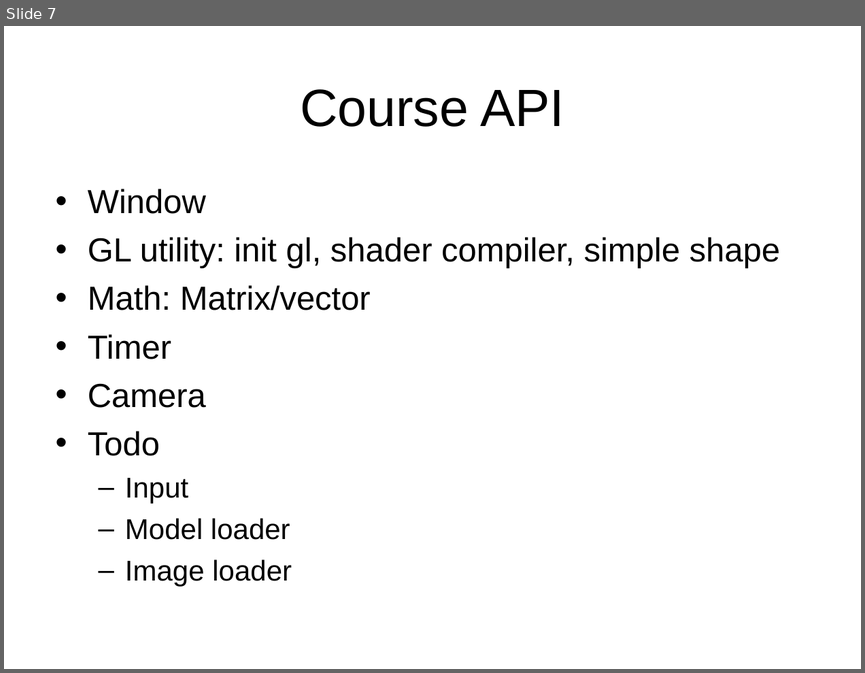
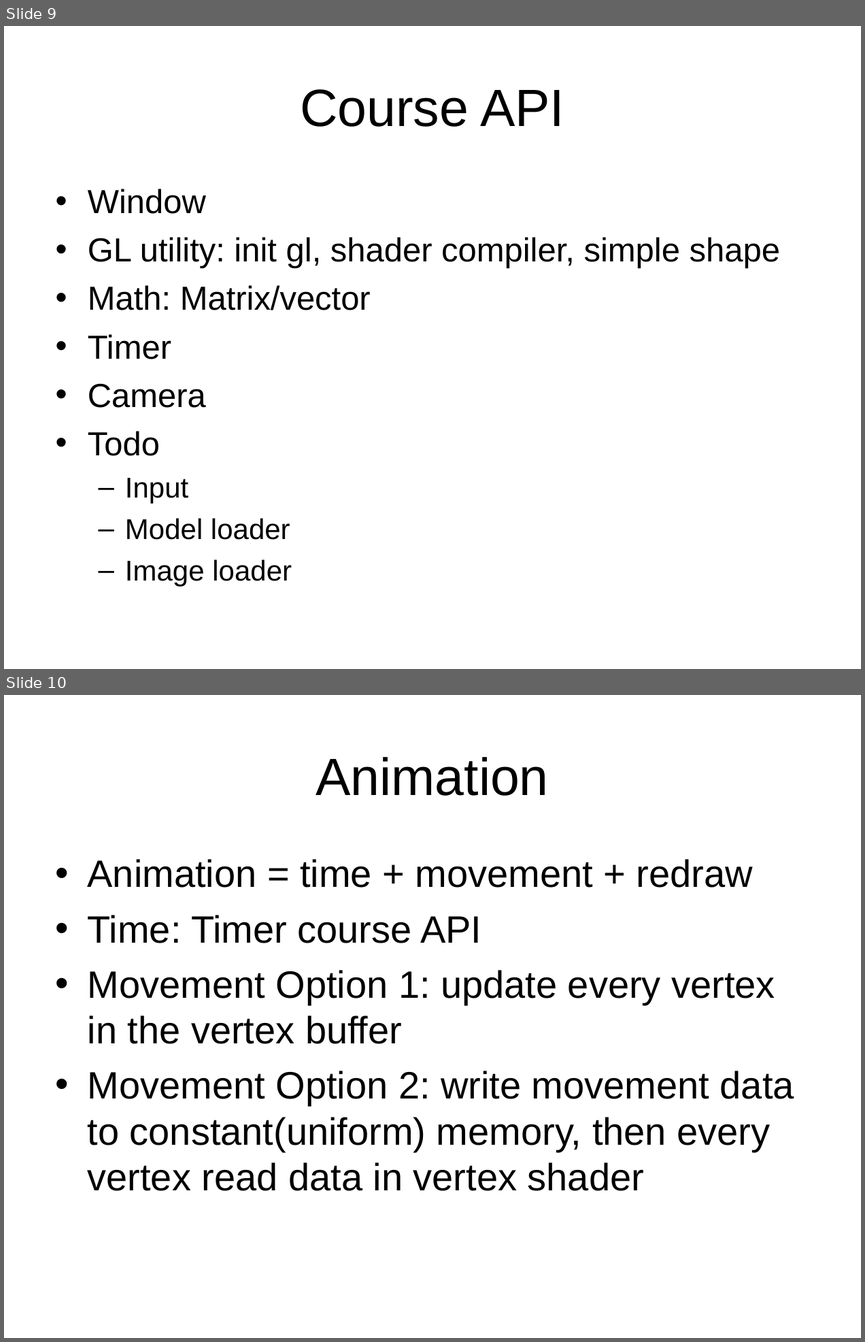
Before and after one commit to ianslayer/gpu_course, a slide deck: course2/animation.ppt. Shown one above the other, each under a label of ours: slide 7 before the commit, slides 9 and 10 after it. The pictures are 865x673 and 865x1342 pixels, drawn with LibreOffice and Linux fonts; fonts in the diff are those of the drawing. Boxes give left, top, right and bottom in pixels: in the first picture for what was removed or moved away, otherwise in the second. Text is boxed around its words. In the diff, an @@ line names an element or a change of style, - is before the commit and + after.

Commit message:
add course 3 & course 3 ex

```diff
--- a/course2/animation.ppt
+++ b/course2/animation.ppt
@@ slide 10 added at (x1=4, y1=695, x2=861, y2=1338), background #FFFFFF @@
@@ title added at (x1=316, y1=757, x2=549, y2=796), 44 pt, text #000000 @@
+Animation
@@ text added at (x1=88, y1=859, x2=794, y2=1191), 32 pt, text #000000 @@
+• Animation = time + movement + redraw
+• Time: Timer course API
+• Movement Option 1: update every vertex in the vertex buffer
+• Movement Option 2: write movement data to constant(uniform) memory, then every vertex read data in vertex shader
@@ what was slide 7 is now slide 9 @@
```
Also in this commit, not shown: 2 slides changed, 4 other slides added, 1 slide removed, 15 other files.
